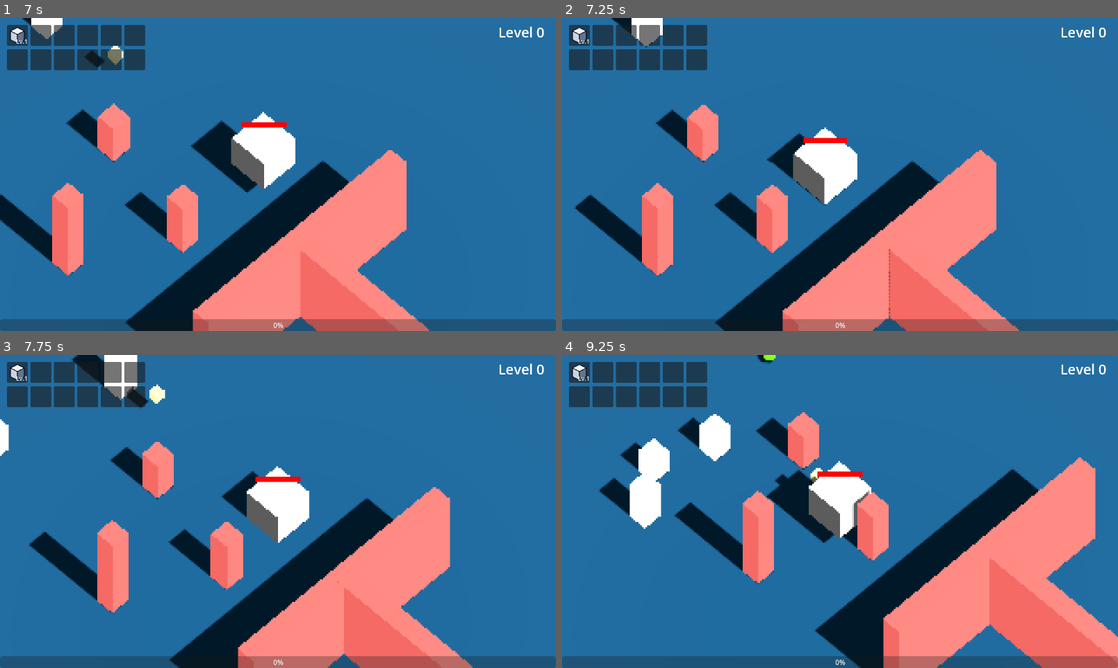
Above: before the commit, frames 1-4 (two rows, left to right).
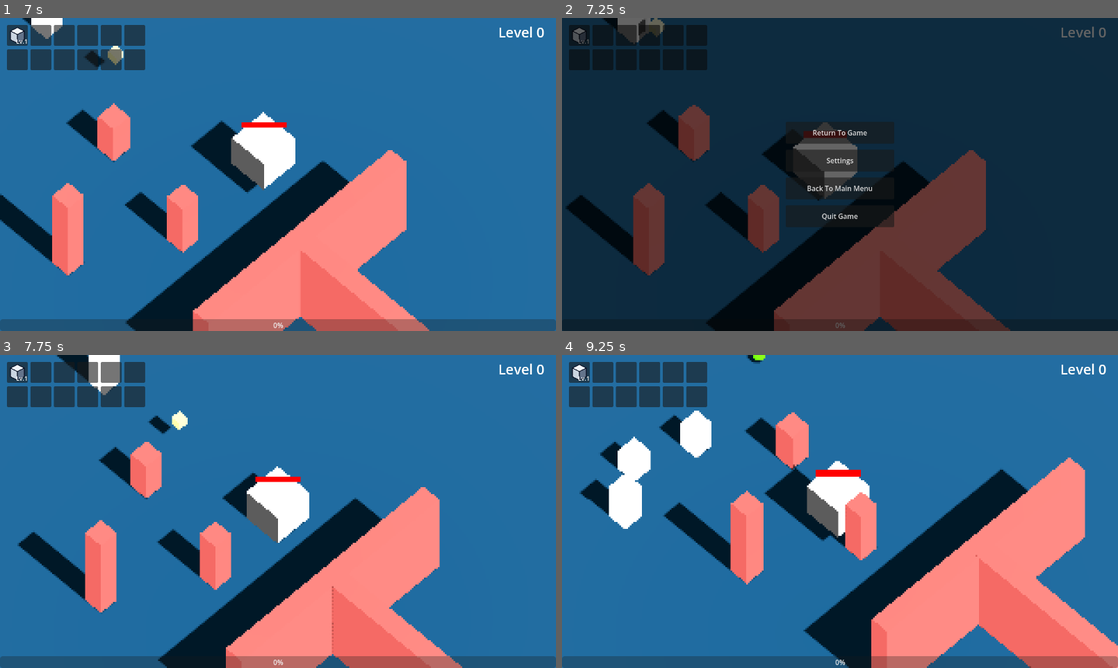
Above: after the commit, the same moments.

Repository: JONE-500-007/POLYGONE
Game: Godot game, scene res://scenes/main_menu.tscn
Same seed, same stepped clock (60 frames per second), same inputs: the game is played once before the commit and once after it.
Inputs (mouse positions are in pixels of both pictures, inside the frame that each line leads up to):
- Up to frame 1 (7 s): click "Settings" at 0.5 s; click "Play" at 1.25 s; click "Solo" at 2 s; click "Play" at 2.75 s; tap Enter at 3.5 s; move the mouse to (400, 158) at 3.52 s; hold D (move_right) 3.53-4.28 s; click (400, 158) at 3.67 s; tap Space (jump) at 3.77, 4.52, 6.02, 6.77 s; move the mouse to (166, 190) at 4.27 s; hold S (move_back) 4.28-5.03 s; move the mouse to (333, 105) at 5.02 s; hold D (move_right) 5.03-5.78 s; move the mouse to (250, 237) at 5.77 s; hold W (move_forward) 5.78-6.53 s; click (250, 237) at 5.92 s; move the mouse to (444, 221) at 6.52 s; hold A (move_left) from 6.53 s (still down)
- Up to frame 2 (7.25 s): keep holding A (move_left); tap Escape (ui_cancel) at 7.15 s
- Up to frame 3 (7.75 s): release A (move_left) at 7.25 s; click (278, 470) at 7.25 s, where only the run after the commit has a clickable "Return To Game"
- Up to frame 4 (9.25 s): move the mouse to (673, 464) at 8.02 s; hold A (move_left) 8.03-8.78 s; tap Space (jump) at 8.27 s; move the mouse to (867, 511) at 8.77 s; hold S (move_back) from 8.78 s (still down); click (867, 511) at 8.92 s

Frame 1 is identical in both runs. In frame 2, 94% of the frame differs, in the area x 0-100%, y 0-100%; in frame 3, 12%; in frame 4, 15%.

Commit message:
adadadwadawdawd

Diff:
--- a/scenes/main.tscn
+++ b/scenes/main.tscn
@@ -6,6 +6,7 @@
 [ext_resource type="PackedScene" uid="uid://dlkpxwwimdmfb" path="res://scenes/enemy_cube.tscn" id="4_jyhfs"]
 [ext_resource type="PackedScene" uid="uid://1u0tsgefsgqs" path="res://scenes/hud.tscn" id="5_tbgi4"]
 [ext_resource type="PackedScene" uid="uid://bkpvn647a7b00" path="res://scenes/level_up_panel.tscn" id="6_tefeu"]
+[ext_resource type="PackedScene" uid="uid://qg10x5ak28us" path="res://scenes/pause_menu.tscn" id="7_o6xl0"]
 
 [sub_resource type="QuadMesh" id="QuadMesh_s1fef"]
 flip_faces = true
@@ -174,3 +175,5 @@
 [node name="Hud" parent="." unique_id=1145189805 instance=ExtResource("5_tbgi4")]
 
 [node name="LevelUpPanel" parent="." unique_id=188613578 instance=ExtResource("6_tefeu")]
+
+[node name="PauseMenu" parent="." unique_id=1726852431 instance=ExtResource("7_o6xl0")]
--- /dev/null
+++ b/scenes/pause_menu.tscn
@@ -0,0 +1,57 @@
+[gd_scene format=3 uid="uid://qg10x5ak28us"]
+
+[ext_resource type="Script" uid="uid://cutaboqhhlj3i" path="res://scripts/pause_menu.gd" id="1_n87rw"]
+
+[node name="PauseMenu" type="CanvasLayer" unique_id=1726852431]
+process_mode = 3
+layer = 30
+script = ExtResource("1_n87rw")
+
+[node name="Root" type="Control" parent="." unique_id=645806746]
+layout_mode = 3
+anchors_preset = 15
+anchor_right = 1.0
+anchor_bottom = 1.0
+grow_horizontal = 2
+grow_vertical = 2
+
+[node name="Dim" type="ColorRect" parent="Root" unique_id=489095197]
+layout_mode = 1
+anchors_preset = 15
+anchor_right = 1.0
+anchor_bottom = 1.0
+grow_horizontal = 2
+grow_vertical = 2
+color = Color(0, 0, 0, 0.60784316)
+
+[node name="Center" type="CenterContainer" parent="Root" unique_id=1203036633]
+layout_mode = 1
+anchors_preset = 15
+anchor_right = 1.0
+anchor_bottom = 1.0
+grow_horizontal = 2
+grow_vertical = 2
+
+[node name="Buttons" type="VBoxContainer" parent="Root/Center" unique_id=1060533854]
+layout_mode = 2
+theme_override_constants/separation = 14
+
+[node name="ReturntoGameButton" type="Button" parent="Root/Center/Buttons" unique_id=1905717181]
+custom_minimum_size = Vector2(250, 50)
+layout_mode = 2
+text = "Return To Game"
+
+[node name="SettingsButton" type="Button" parent="Root/Center/Buttons" unique_id=1700170576]
+custom_minimum_size = Vector2(250, 50)
+layout_mode = 2
+text = "Settings"
+
+[node name="MainMenuButton" type="Button" parent="Root/Center/Buttons" unique_id=73035209]
+custom_minimum_size = Vector2(250, 50)
+layout_mode = 2
+text = "Back To Main Menu"
+
+[node name="QuitButton" type="Button" parent="Root/Center/Buttons" unique_id=1176875820]
+custom_minimum_size = Vector2(250, 50)
+layout_mode = 2
+text = "Quit Game"
--- a/scripts/game_state.gd
+++ b/scripts/game_state.gd
@@ -1,3 +1,12 @@
 extends Node
 
 var selected_character: CharacterData
+var paused_players: Dictionary = {}  # player id -> true (players who have the pause menu open)
+
+func set_player_paused(id: int, value: bool) -> void:
+	if value:
+		paused_players[id] = true
+	else:
+		paused_players.erase(id)
+	var total := get_tree().get_nodes_in_group("player").size()
+	get_tree().paused = total > 0 and paused_players.size() >= total
--- a/scripts/level_up_panel.gd
+++ b/scripts/level_up_panel.gd
@@ -14,12 +14,16 @@
 
 
 func _ready() -> void:
+	add_to_group("level_up")
 	root.hide()
 	_player = get_tree().get_first_node_in_group("player") as Player
 	if _player == null:
 		return
 	var xp := _player.get_node("Experience") as Experience
 	xp.leveled_up.connect(_on_leveled_up)
+
+func is_open() -> bool:
+	return _open
 
 
 func _on_leveled_up(_level: int) -> void:
--- /dev/null
+++ b/scripts/pause_menu.gd
@@ -0,0 +1,55 @@
+extends CanvasLayer
+
+const MY_ID := 1  # switch to multiplayer.get_unique_id() when online is added
+
+@onready var root: Control = $Root
+var _is_open := false
+
+
+func _ready() -> void:
+	root.hide()
+	var b := $Root/Center/Buttons
+	b.get_node("ReturntoGameButton").pressed.connect(_close)
+	b.get_node("SettingsButton").pressed.connect(_on_settings_pressed)
+	b.get_node("MainMenuButton").pressed.connect(_on_main_menu_pressed)
+	b.get_node("QuitButton").pressed.connect(_on_quit_pressed)
+
+
+func _unhandled_input(event: InputEvent) -> void:
+	if not event.is_action_pressed("ui_cancel"):
+		return
+	# Ignore Esc while the level-up cards are open (avoids fighting over pausing/unpausing)
+	var level_up := get_tree().get_first_node_in_group("level_up")
+	if level_up != null and level_up.is_open():
+		return
+	if _is_open:
+		_close()
+	else:
+		_open()
+	get_viewport().set_input_as_handled()
+
+
+func _open() -> void:
+	_is_open = true
+	root.show()
+	GameState.set_player_paused(MY_ID, true)
+
+
+func _close() -> void:
+	_is_open = false
+	root.hide()
+	GameState.set_player_paused(MY_ID, false)
+
+
+func _on_settings_pressed() -> void:
+	print("Settings: not implemented yet")
+
+
+func _on_main_menu_pressed() -> void:
+	GameState.paused_players.clear()
+	get_tree().paused = false  # must unpause before changing scene, otherwise the main menu stays frozen
+	get_tree().change_scene_to_file("res://scenes/main_menu.tscn")
+
+
+func _on_quit_pressed() -> void:
+	get_tree().quit()
Not shown, added: scripts/pause_menu.gd.uid
Not shown, added: CLAUDE.md
Not shown, added: GAME_DESIGN.md
